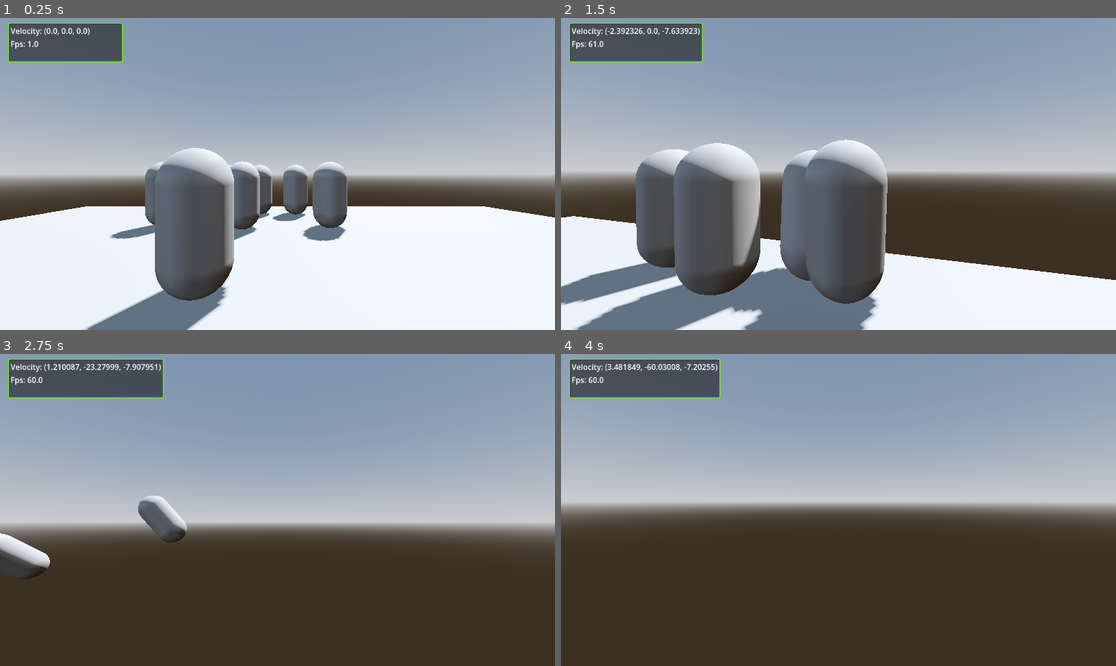
Above: before the commit, frames 1-4 (two rows, left to right).
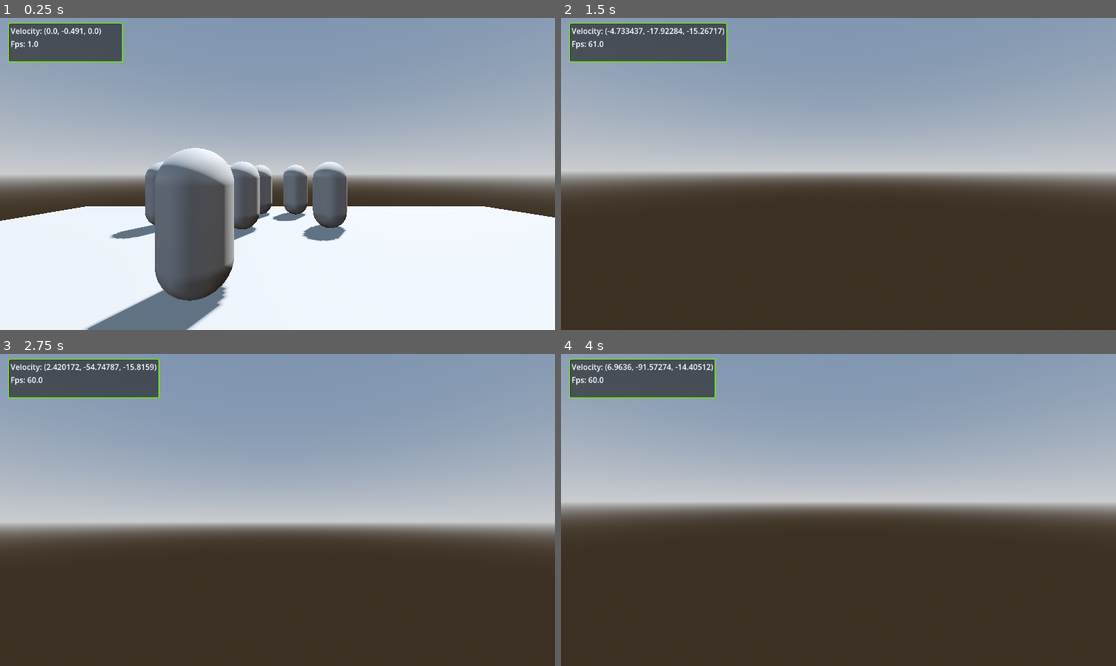
Above: after the commit, the same moments.

Repository: hebedebe/Murdernihilator-7-Unyielding-Flesh-Dream
Game: Godot game, scene res://Maps/testing.tscn
The game is run twice, just before and just after one commit, with the same random seed, the same clock (stepped at 60 frames per second) and the same inputs.
Inputs (mouse positions are in pixels of both pictures, inside the frame that each line leads up to):
- Up to frame 1 (0.25 s): no input
- Up to frame 2 (1.5 s): tap Enter at 0.5 s; move the mouse to (866, 174) at 0.52 s; hold Space (jump) 0.53-1.28 s; hold W (move_forward) from 0.53 s (still down); move the mouse to (810, 174) at 1.27 s; tap F (kick) at 1.35 s
- Up to frame 3 (2.75 s): keep holding W (move_forward); tap Space (jump) at 1.52, 1.55, 1.82 s; move the mouse to (288, 503) at 2.02 s; hold Space (jump) from 2.03 s (still down)
- Up to frame 4 (4 s): keep holding W (move_forward); move the mouse to (832, 516) at 2.77 s; release Space (jump) at 2.78 s; tap F (kick) at 2.85 s; tap Space (jump) at 3.02, 3.05, 3.32 s; move the mouse to (877, 513) at 3.52 s; hold Space (jump) from 3.53 s (still down)

The runs differ from the first frame. In frame 1, 0.1% of the frame differs, in the area x 11-41%, y 3-91%; in frame 2, 36%, in the area x 0-100%, y 1-100%; in frame 3, 1.6%; in frame 4, 0.4%.

Commit message:
Many more components

Diff:
--- a/Actors/Player/player.tscn
+++ b/Actors/Player/player.tscn
@@ -11,6 +11,9 @@
 [ext_resource type="AudioStream" uid="uid://ceyfsoc84q7ml" path="res://Sounds/FX/kick_landed.mp3" id="10_g1lo4"]
 [ext_resource type="AudioStream" uid="uid://cogj3y1t6ncpb" path="res://Sounds/FX/whiff.mp3" id="11_sciwa"]
 [ext_resource type="Script" uid="uid://gbk2vvaygyhp" path="res://Components/ValueDisplayComponent/value_display_component.gd" id="11_w553y"]
+[ext_resource type="Script" uid="uid://ueemsl00luuh" path="res://Components/DragComponent/drag_component.gd" id="12_w553y"]
+[ext_resource type="Script" uid="uid://brac14pbjcc15" path="res://Components/JumpComponent/jump_component.gd" id="13_wmrsf"]
+[ext_resource type="Script" uid="uid://dqjkgj3xl7wa6" path="res://Components/GravityComponent/gravity_component.gd" id="14_h1i6w"]
 
 [sub_resource type="CapsuleMesh" id="CapsuleMesh_vhr1b"]
 
@@ -83,6 +86,35 @@
 transform = Transform3D(1, 0, 0, 0, 1, 0, 0, 0, 1, 0, 1.0461066, -0.8974979)
 shape = SubResource("BoxShape3D_pnakb")
 
+[node name="HUD" type="CanvasLayer" parent="." unique_id=1548788757]
+
+[node name="PanelContainer" type="PanelContainer" parent="HUD" unique_id=1568386759]
+offset_left = 22.0
+offset_top = 15.0
+offset_right = 250.0
+offset_bottom = 87.0
+theme_override_styles/panel = SubResource("StyleBoxFlat_w553y")
+
+[node name="VBoxContainer" type="VBoxContainer" parent="HUD/PanelContainer" unique_id=1498593694]
+layout_mode = 2
+
+[node name="Velocity" type="Label" parent="HUD/PanelContainer/VBoxContainer" unique_id=1904418091 node_paths=PackedStringArray("target_node")]
+layout_mode = 2
+script = ExtResource("11_w553y")
+target_node = NodePath("../../../../VelocityComponent")
+target_value_name = "velocity"
+format = "Velocity: %s"
+update_on_process = false
+metadata/_custom_type_script = "uid://gbk2vvaygyhp"
+
+[node name="FPS" type="Label" parent="HUD/PanelContainer/VBoxContainer" unique_id=27704702 node_paths=PackedStringArray("target_node")]
+layout_mode = 2
+script = SubResource("GDScript_sciwa")
+target_node = NodePath(".")
+target_value_name = "fps"
+format = "Fps: %s"
+metadata/_custom_type_script = "uid://gbk2vvaygyhp"
+
 [node name="VelocityComponent" type="Node" parent="." unique_id=703024950 node_paths=PackedStringArray("target_node")]
 unique_name_in_owner = true
 script = ExtResource("6_isd1h")
@@ -136,37 +168,30 @@
 stream = ExtResource("11_sciwa")
 volume_db = -12.772
 
-[node name="HUD" type="CanvasLayer" parent="." unique_id=1548788757]
+[node name="DragComponent" type="Node" parent="." unique_id=2105359549 node_paths=PackedStringArray("velocity_component")]
+unique_name_in_owner = true
+script = ExtResource("12_w553y")
+velocity_component = NodePath("../VelocityComponent")
+drag = Vector3(1, 0, 1)
+drag_scale = 20.0
+metadata/_custom_type_script = "uid://ueemsl00luuh"
 
-[node name="PanelContainer" type="PanelContainer" parent="HUD" unique_id=1568386759]
-offset_left = 22.0
-offset_top = 15.0
-offset_right = 250.0
-offset_bottom = 87.0
-theme_override_styles/panel = SubResource("StyleBoxFlat_w553y")
+[node name="JumpComponent" type="Node" parent="." unique_id=351742189 node_paths=PackedStringArray("velocity_component", "body")]
+unique_name_in_owner = true
+script = ExtResource("13_wmrsf")
+velocity_component = NodePath("../VelocityComponent")
+body = NodePath("..")
+metadata/_custom_type_script = "uid://brac14pbjcc15"
 
-[node name="VBoxContainer" type="VBoxContainer" parent="HUD/PanelContainer" unique_id=1498593694]
-layout_mode = 2
-
-[node name="Velocity" type="Label" parent="HUD/PanelContainer/VBoxContainer" unique_id=1904418091 node_paths=PackedStringArray("target_node")]
-layout_mode = 2
-script = ExtResource("11_w553y")
-target_node = NodePath("../../../../VelocityComponent")
-target_value_name = "velocity"
-format = "Velocity: %s"
-update_on_process = false
-metadata/_custom_type_script = "uid://gbk2vvaygyhp"
-
-[node name="FPS" type="Label" parent="HUD/PanelContainer/VBoxContainer" unique_id=27704702 node_paths=PackedStringArray("target_node")]
-layout_mode = 2
-script = SubResource("GDScript_sciwa")
-target_node = NodePath(".")
-target_value_name = "fps"
-format = "Fps: %s"
-metadata/_custom_type_script = "uid://gbk2vvaygyhp"
+[node name="GravityComponent" type="Node" parent="." unique_id=1101253241 node_paths=PackedStringArray("velocity_component")]
+unique_name_in_owner = true
+script = ExtResource("14_h1i6w")
+velocity_component = NodePath("../VelocityComponent")
+gravity_scale = 3.0
+metadata/_custom_type_script = "uid://dqjkgj3xl7wa6"
 
 [connection signal="velocity_updated" from="VelocityComponent" to="HUD/PanelContainer/VBoxContainer/Velocity" method="update" unbinds=1]
-[connection signal="jump_requested" from="InputComponent" to="MovementComponent" method="on_jump_requested"]
+[connection signal="jump_requested" from="InputComponent" to="JumpComponent" method="on_jump_requested"]
 [connection signal="kick_requested" from="InputComponent" to="MeleeComponent" method="attack"]
 [connection signal="look_input" from="InputComponent" to="LookComponent" method="on_look_input"]
 [connection signal="move_direction_changed" from="InputComponent" to="MovementComponent" method="on_move_direction_changed"]
--- /dev/null
+++ b/Components/DragComponent/drag_component.gd
@@ -0,0 +1,14 @@
+class_name DragComponent extends Node
+
+@export_category("Links")
+@export var velocity_component: VelocityComponent
+
+@export_category("Parameters")
+@export var drag: Vector3 = Vector3.ONE;
+@export var drag_scale: float = 1
+
+func _ready() -> void:
+	assert(velocity_component, "DragComponent must be assigned a VelocityComponent")
+
+func _physics_process(delta: float) -> void:
+	velocity_component.velocity *= Vector3.ONE - (drag * drag_scale * delta)
--- /dev/null
+++ b/Components/GravityComponent/gravity_component.gd
@@ -0,0 +1,24 @@
+class_name GravityComponent extends Node
+
+@export_category("Links")
+@export var velocity_component: VelocityComponent
+
+@export_category("Parameters")
+@export var gravity: Vector3 = Vector3(0,-9.82,0)
+@export var gravity_scale: float = 1
+@export var apply_gravity: bool = true
+
+func _ready() -> void:
+	assert(velocity_component, "GravityComponent must be assigned a VelocityComponent")
+
+func _physics_process(delta: float) -> void:
+	velocity_component.velocity += gravity * gravity_scale * delta
+
+func get_gravity() -> Vector3:
+	return gravity * gravity_scale
+
+func enable_gravity():
+	apply_gravity = true
+
+func disable_gravity():
+	apply_gravity = false
--- a/Components/ImpactTriggerComponent/impact_trigger_component.gd
+++ b/Components/ImpactTriggerComponent/impact_trigger_component.gd
@@ -2,10 +2,13 @@
 
 signal triggered
 
-@export var physics_body: RigidBody3D
+@export var physics_body: PhysicsBody3D
 @export var impulse_threshold: float
 
-func _physics_process(delta: float) -> void:
+func _ready() -> void:
+	assert(physics_body, "ImpactTriggerComponent must be assigned a physics body")
+
+func _physics_process(_delta: float) -> void:
 	var physics_state = PhysicsServer3D.body_get_direct_state(physics_body.get_rid())
 	var total_impulse := Vector3.ZERO
 	for i in physics_state.get_contact_count():
@@ -13,4 +16,3 @@
 	var impulse_length_squared = total_impulse.length_squared()
 	if impulse_length_squared >= impulse_threshold**2:
 		triggered.emit()
-		#print("Triggered (", impulse_length_squared, ")")
--- /dev/null
+++ b/Components/JumpComponent/jump_component.gd
@@ -0,0 +1,17 @@
+class_name JumpComponent extends Node
+
+signal jumped
+
+@export_category("Links")
+@export var velocity_component: VelocityComponent
+@export var body: CharacterBody3D
+
+@export_category("Parameters")
+@export var jump_velocity: float = 10
+
+#region Signal targets
+func on_jump_requested() -> void:
+	if body.is_on_floor():
+		velocity_component.velocity.y = jump_velocity
+		jumped.emit()
+#endregion
--- a/Components/MovementComponent/movement_component.gd
+++ b/Components/MovementComponent/movement_component.gd
@@ -1,9 +1,7 @@
 class_name MovementComponent extends Node
 
-signal jumped
-
 @export_category("Movement Parameters")
-@export var speed: float = 8.0
+@export var acceleration: float = 8.0
 @export var jump_velocity: float = 12.0
 @export var gravity_multiplier: float = 3.0
 
@@ -22,23 +20,14 @@
 
 
 func _physics_process(delta: float) -> void:
-	# Gravity
-	if not body.is_on_floor():
-		velocity_component.velocity += body.get_gravity() * delta * gravity_multiplier
-
 	# Horizontal movement
 	var wish_dir := body.transform.basis * Vector3(move_direction.x, 0, move_direction.y)
-	velocity_component.velocity.x = wish_dir.x * speed
-	velocity_component.velocity.z = wish_dir.z * speed
+	velocity_component.velocity.x += wish_dir.x * acceleration
+	velocity_component.velocity.z += wish_dir.z * acceleration
 
 	body.move_and_slide()
 
 #region Signal targets
 func on_move_direction_changed(direction: Vector2) -> void:
 	move_direction = direction
-
-func on_jump_requested() -> void:
-	if body.is_on_floor():
-		velocity_component.velocity.y = jump_velocity
-		jumped.emit()
 #endregion
Not shown, added: Components/DragComponent/drag_component.gd.uid
Not shown, added: Components/GravityComponent/gravity_component.gd.uid
Not shown, added: Components/JumpComponent/jump_component.gd.uid
